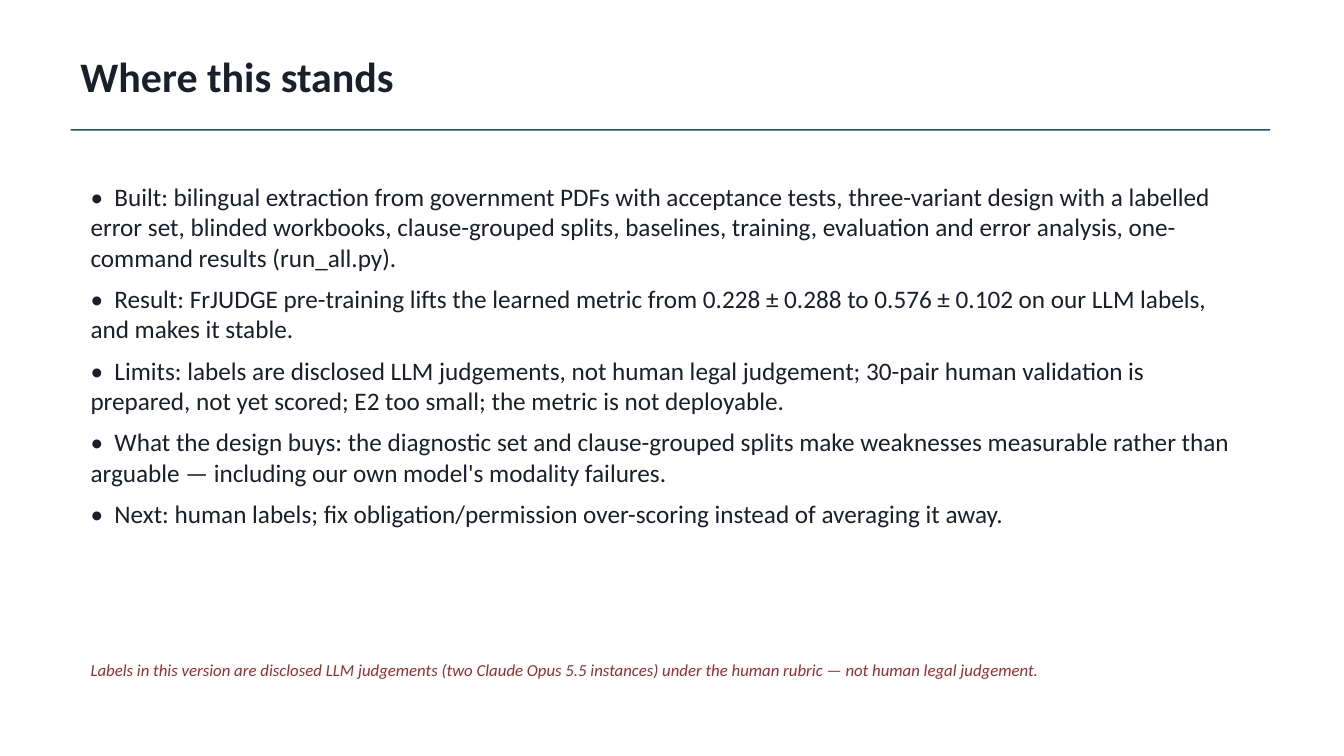
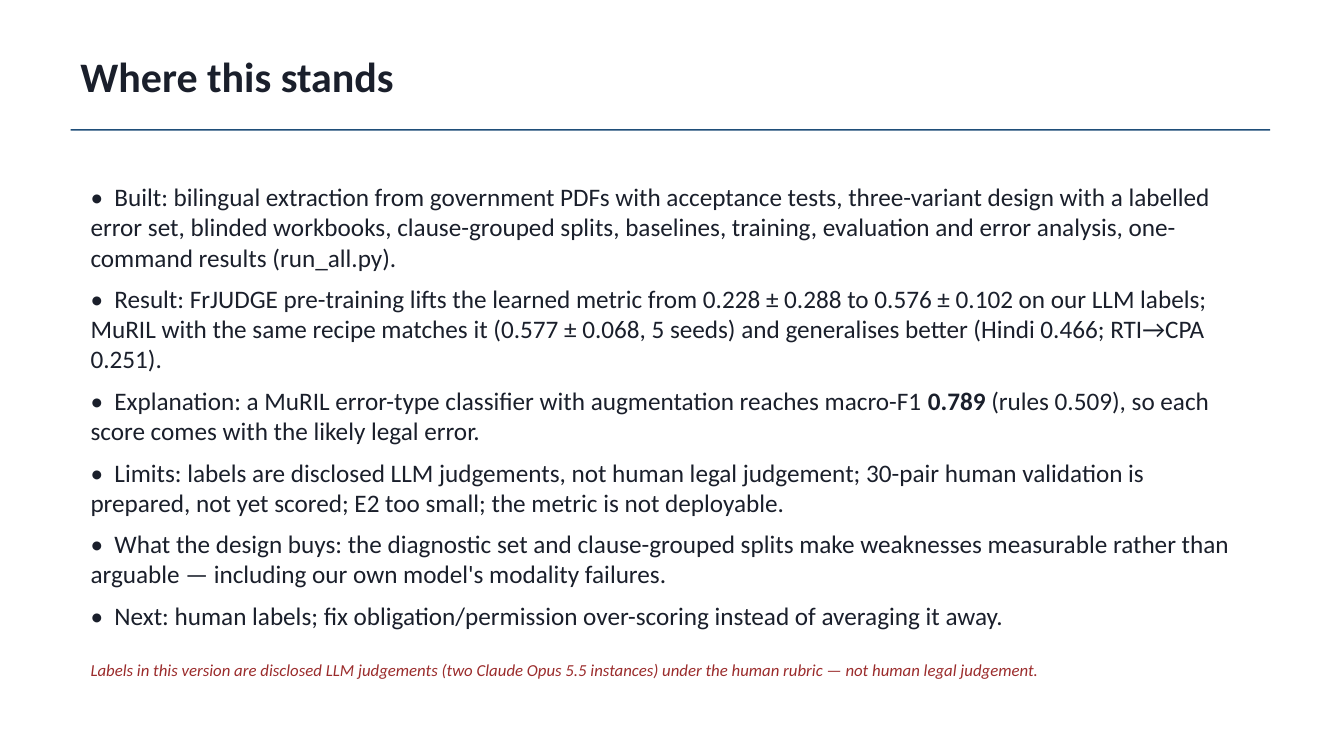
Before and after one commit to atharv-0509/legal-meaning-preservation-hi-en, a slide deck: slide 23 of paper/out/LMP_slides.pptx (slide 21 before the commit). Drawn at 1344x756 pixels with LibreOffice and Linux fonts; fonts in the diff are those of the drawing. Boxes give left, top, right and bottom in pixels: in the first picture for what was removed or moved away, otherwise in the second. Text is boxed around its words. In the diff, an @@ line names an element or a change of style, - is before the commit and + after.

```diff
--- a/paper/out/LMP_slides.pptx
+++ b/paper/out/LMP_slides.pptx
@@ text at (91, 290, 1208, 445): text changed @@
-• Result: FrJUDGE pre-training lifts the learned metric from 0.228 ± 0.288 to 0.576 ± 0.102 on our LLM labels, and makes it stable.
+• Result: FrJUDGE pre-training lifts the learned metric from 0.228 ± 0.288 to 0.576 ± 0.102 on our LLM labels; MuRIL with the same recipe matches it (0.577 ± 0.068, 5 seeds) and generalises better (Hindi 0.466; RTI→CPA 0.251).
+• Explanation: a MuRIL error-type classifier with augmentation reaches macro-F1 0.789 (rules 0.509), so each score comes with the likely legal error.
```
Also in this commit, not shown: 2 other slides changed, 2 slides added, 16 other files.
